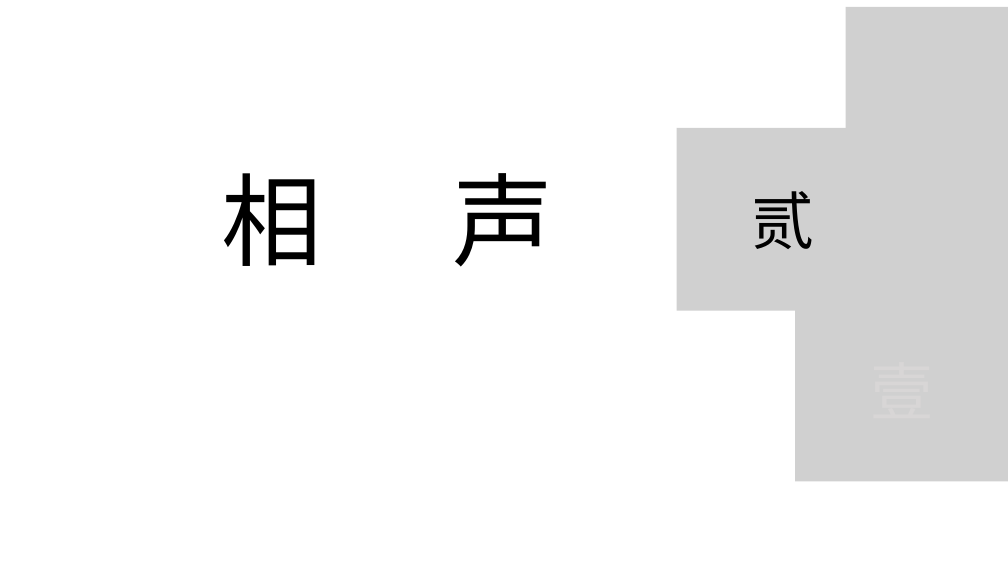
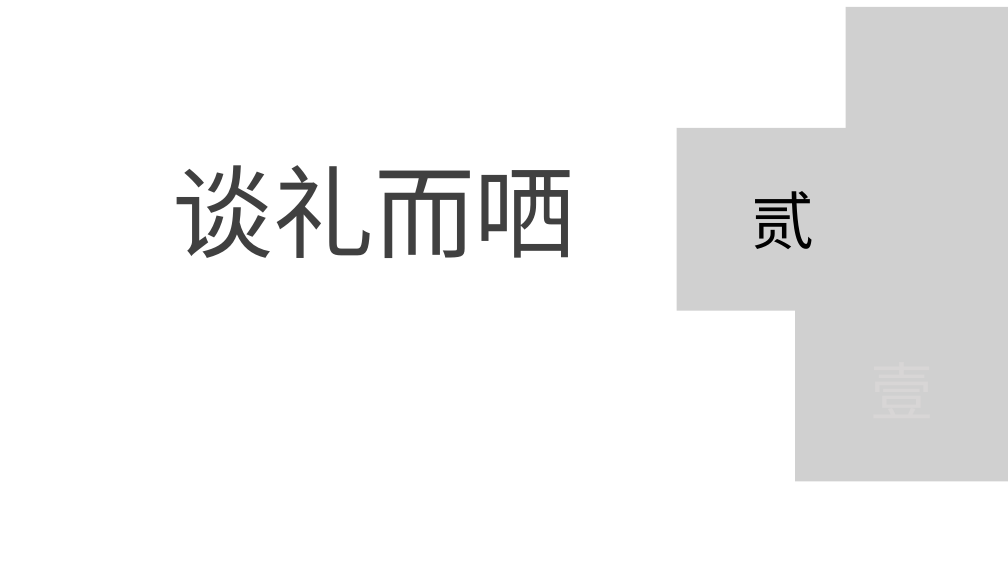
Before and after one commit to ymj3/ymj3.github.io, a slide deck: slide 7 of res/班会.pptx (slide 6 before the commit). Drawn at 1008x567 pixels with LibreOffice and Linux fonts; fonts in the diff are those of the drawing; grey boxes stand for pictures; background and template pictures are left out. Boxes give left, top, right and bottom in pixels: in the first picture for what was removed or moved away, otherwise in the second. Text is boxed around its words. In the diff, an @@ line names an element or a change of style, - is before the commit and + after.

```diff
--- a/res/班会.pptx
+++ b/res/班会.pptx
@@ text added at [173,165,576,258], 96 pt, text #404040 @@
+谈礼而哂
@@ text removed at [221,173,322,266] @@
-相
@@ text removed at [453,173,554,267] @@
-声
```
Also in this commit, not shown: 3 other slides changed, 1 slide added, 1 slide removed.
